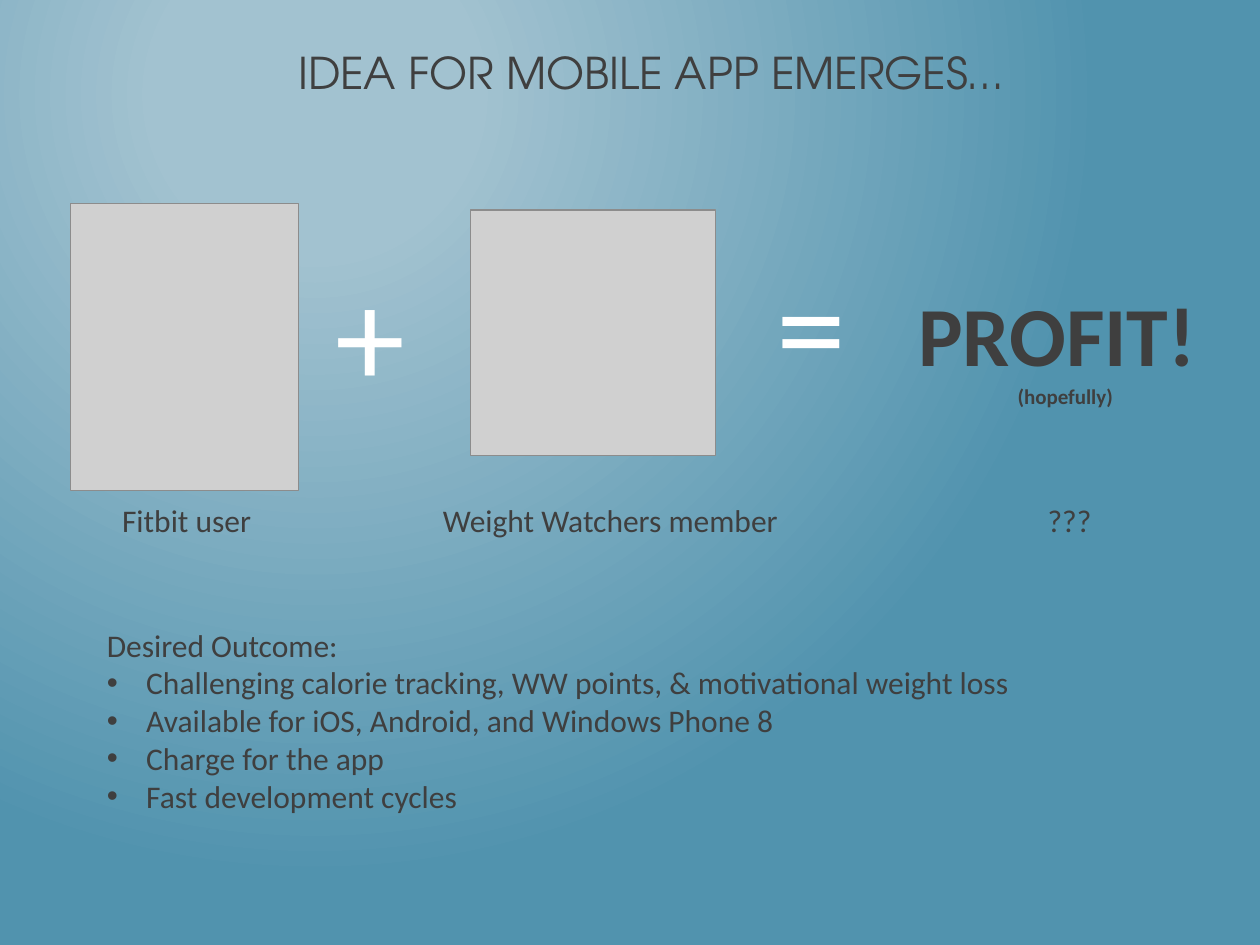
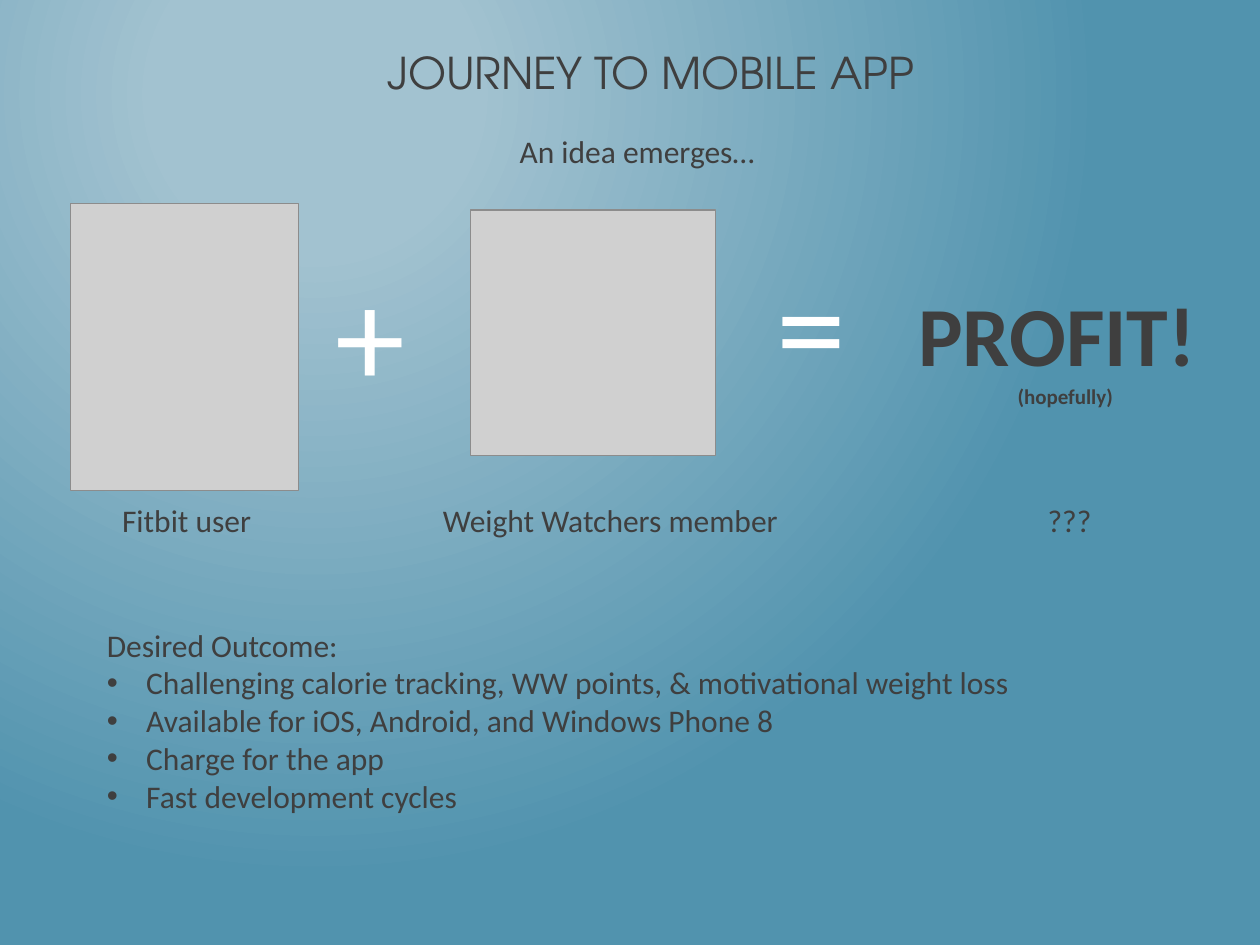
Before and after one commit to dotNetkow/Presentations, a slide deck: slide 3 of That Conference 2014/Building PhoneGap Mobile App w KendoUI.pptx. Drawn at 1260x945 pixels with LibreOffice and Linux fonts; fonts in the diff are those of the drawing; grey boxes stand for pictures. Boxes give left, top, right and bottom in pixels: in the first picture for what was removed or moved away, otherwise in the second. Text is boxed around its words. In the diff, an @@ line names an element or a change of style, - is before the commit and + after.

```diff
--- a/That Conference 2014/Building PhoneGap Mobile App w KendoUI.pptx
+++ b/That Conference 2014/Building PhoneGap Mobile App w KendoUI.pptx
@@ title at <box>387,56,915,90</box>: text changed @@
-IDEA FOR MOBILE APP EMERGES…
+JOURNEY TO MOBILE APP
@@ text added at <box>520,141,754,169</box>, 18 pt, text #3F3F3F @@
+An idea emerges…
```
Also in this commit, not shown: 6 other slides changed, 6 slides added.
